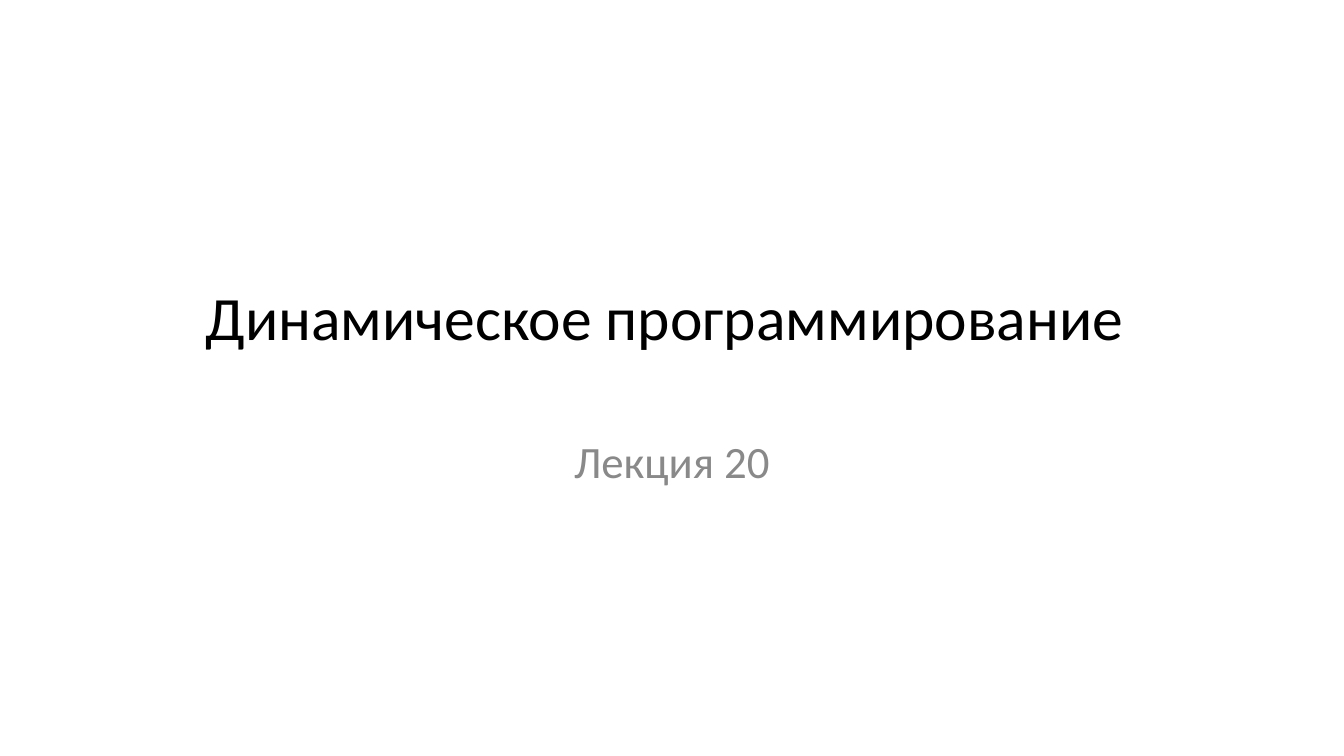
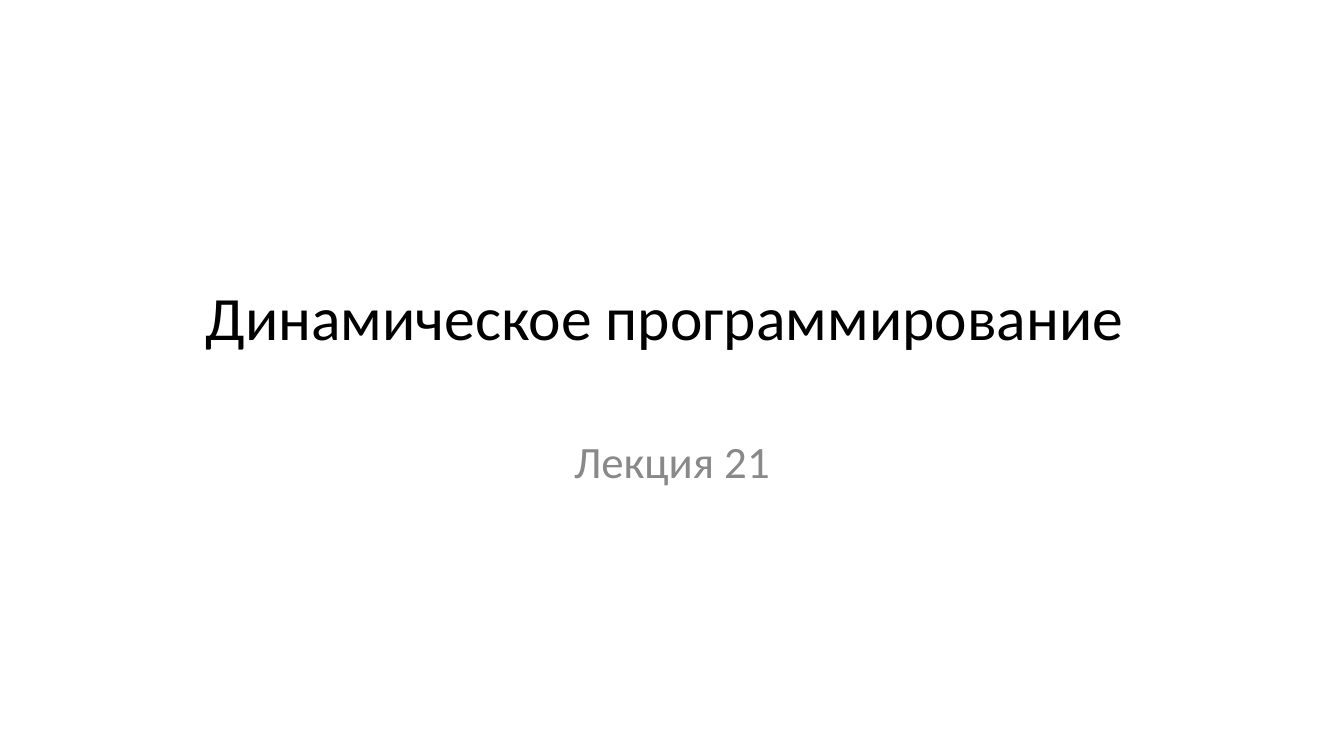
Before and after one commit to Evgueni-Petrov-aka-espetrov/Algorithms-and-Programming-in-C-pptx, a slide deck: slide 1 of 21 Динамическое программирование.pptx. Drawn at 1344x756 pixels with LibreOffice and Linux fonts; fonts in the diff are those of the drawing. Boxes give left, top, right and bottom in pixels: in the first picture for what was removed or moved away, otherwise in the second. Text is boxed around its words. In the diff, an @@ line names an element or a change of style, - is before the commit and + after.

```diff
--- a/21 Динамическое программирование.pptx
+++ b/21 Динамическое программирование.pptx
@@ subtitle at <box>574,449,770,486</box>: text changed @@
-Лекция 20
+Лекция 21
```
Also in this commit, not shown: 16 other slides changed, 12 slides added, 14 slides removed.
